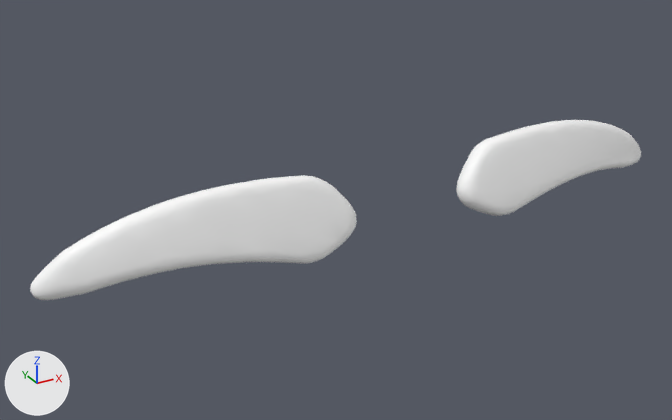
One commit to the glTF model apps/web/public/avatar-kit/brows/bushy.glb: the scene before it, then after it.
Before and after are seen from a camera (50 mm lens) standing at (-0.636, -1.899, 0.848) and looking at (-0.08, -0.889, 0.343). The lights are fixed; the arrows at lower left show +X, +Y and +Z. The older version comes first. Both versions are drawn at full value of the shape key 'idHeadNarrow' of 'Mesh_0'; the numbers are the values there.

The older version as bpy lines, for what is in view:
```python
me_mesh_0 = bpy.data.meshes.new('Mesh_0')
me_mesh_0.from_pydata(...)  # 1304 vertices, 2600 faces; spans x 319.0..16062.0, y -1601.0..-19.0, z 1031.0..2888.0
me_mesh_0.materials.append(mat_defaultmaterial)
ob_mesh_0 = bpy.data.objects.new('Mesh_0', me_mesh_0)
ob_mesh_0.parent = ob_part
ob_mesh_0.location = (-0.505, -0.871, 0.245)
ob_mesh_0.scale = (0.0000616, 0.0000616, 0.0000616)
```
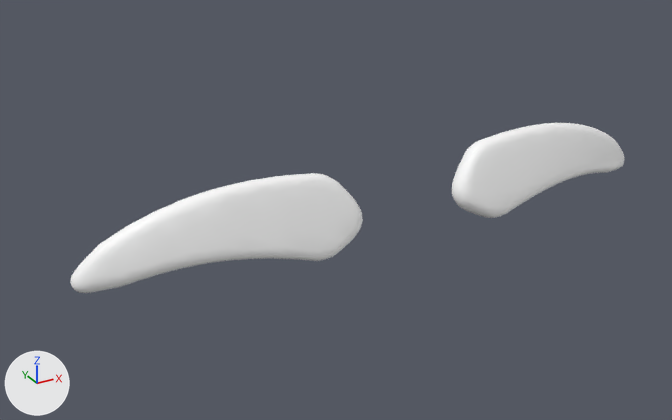
The change in detail:
me_mesh_0 is used by ob_mesh_0; parent ob_part; location (-0.505, -0.871, 0.245); scale (0.0000616, 0.0000616, 0.0000616).
me_mesh_0 had 1304 vertices, 2600 faces and spanned x 319.0..16062.0, y -1601.0..-19.0, z 1031.0..2888.0.
me_mesh_0 now has 1304 vertices, 2600 faces and spans x 1609.0..14774.0, y -1541.0..-188.0, z 982.0..2678.0.
me_mesh_0 part 1: 661 of 1304 vertices moved; they spanned x 9528.0..16062.0, y -1599.0..-19.0, z 1031.0..2886.0 and now span x 9301.0..14774.0, y -1541.0..-188.0, z 982.0..2678.0; mean shift (-764.0, -40.0, -128.0); largest move (16047.0, -167.0, 1350.0) -> (14758.0, -323.0, 1278.0).
me_mesh_0 part 2: 643 of 1304 vertices moved; they spanned x 319.0..6855.0, y -1601.0..-22.0, z 1033.0..2888.0 and now span x 1609.0..7082.0, y -1541.0..-190.0, z 983.0..2678.0; mean shift (775.0, -42.0, -126.0); largest move (319.0, -169.0, 1261.0) -> (1609.0, -327.0, 1194.0).
Object 'Mesh_0' (ob_mesh_0) moves from (-0.505, -0.871, 0.245) to (-0.547, -0.868, 0.245).
Object 'Mesh_0' (ob_mesh_0) is rescaled from (0.0000616, 0.0000616, 0.0000616) to (0.0000668, 0.0000668, 0.0000668).

Changed parts and their boxes (x1, y1, x2, y2) in the pictures (672 x 420 px; the box of a moved part takes in the faces that stretch with it):
'Mesh_0', reshaped, moved, rescaled (9% narrower): before (30, 120, 641, 300); after (70, 123, 624, 293)
part 1 of me_mesh_0, moved or reshaped: before (456, 120, 641, 216); after (452, 123, 624, 218)
part 2 of me_mesh_0, moved or reshaped: before (30, 175, 357, 300); after (70, 173, 363, 293)
